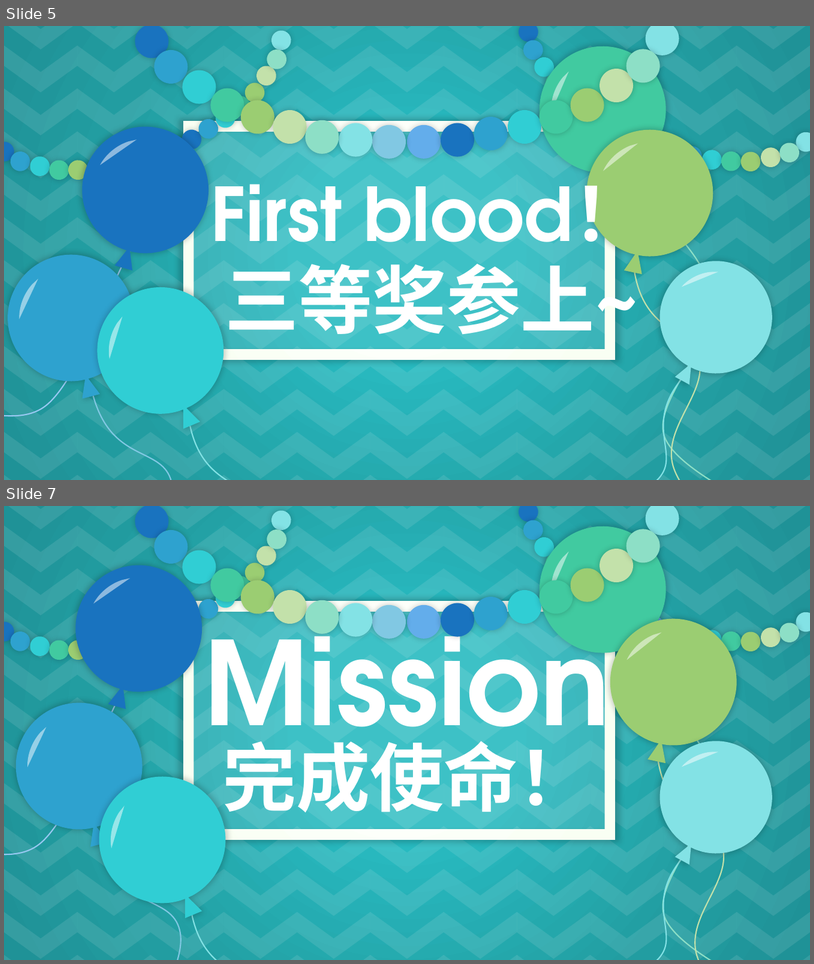
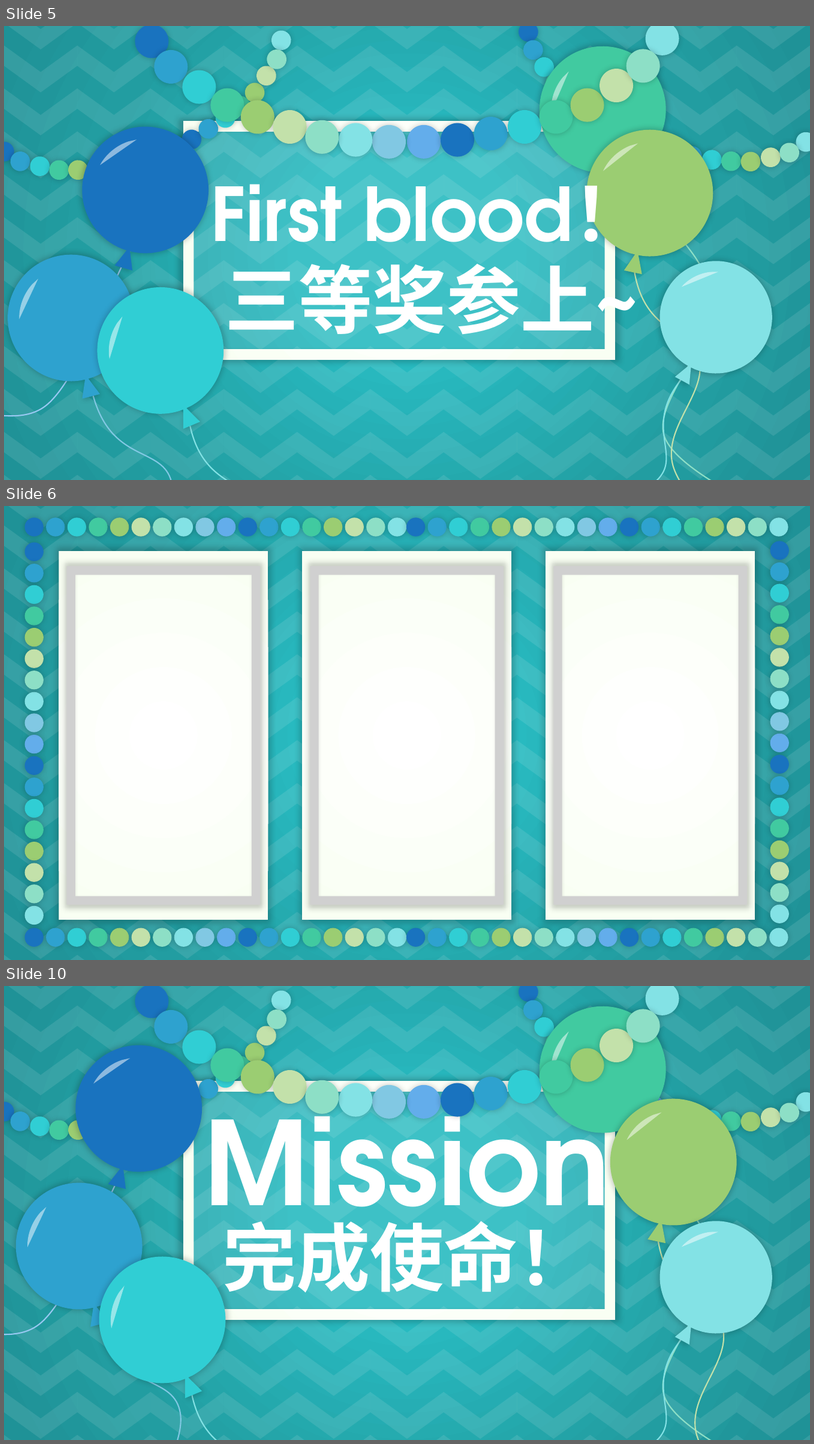
Before and after one commit to zhangzju/ExcelFixer, a slide deck: Main.pptx. Shown one above the other, each under a label of ours: slides 5 and 7 before the commit, slides 5, 6 and 10 after it; the slides between them are not shown. The pictures are 814x964 and 814x1444 pixels, drawn with LibreOffice and Linux fonts; fonts in the diff are those of the drawing; grey boxes stand for pictures. Boxes give left, top, right and bottom in pixels: in the first picture for what was removed or moved away, otherwise in the second. Text is boxed around its words. In the diff, an @@ line names an element or a change of style, - is before the commit and + after.

```diff
--- a/Main.pptx
+++ b/Main.pptx
@@ slide 6 added at <box>4,506,810,960</box>, background gradient #28BAC0 to #229DA1 to #1F9297; not listed: 132 template elements that a slide beside it also shows @@
@@ group added at <box>24,517,789,536</box>: 36 ellipses @@
@@ rectangle added at <box>59,552,269,920</box>, fill gradient #FFFFFF to #F9FFF3 @@
@@ rectangle added at <box>302,552,512,920</box>, fill gradient #FFFFFF to #F9FFF3 @@
@@ rectangle added at <box>546,552,755,920</box>, fill gradient #FFFFFF to #F9FFF3 @@
@@ picture added at <box>67,566,260,904</box> @@
@@ picture added at <box>310,566,504,904</box> @@
@@ picture added at <box>554,566,747,904</box> @@
@@ group added at <box>770,541,789,923</box>: 18 ellipses @@
@@ group added at <box>24,542,44,925</box>: 18 ellipses @@
@@ group added at <box>24,928,789,946</box>: 36 ellipses @@
@@ what was slide 7 is now slide 10 @@
```
Also in this commit, not shown: 1 slide changed, 3 other slides added, 3 slides removed, 1 other file.
